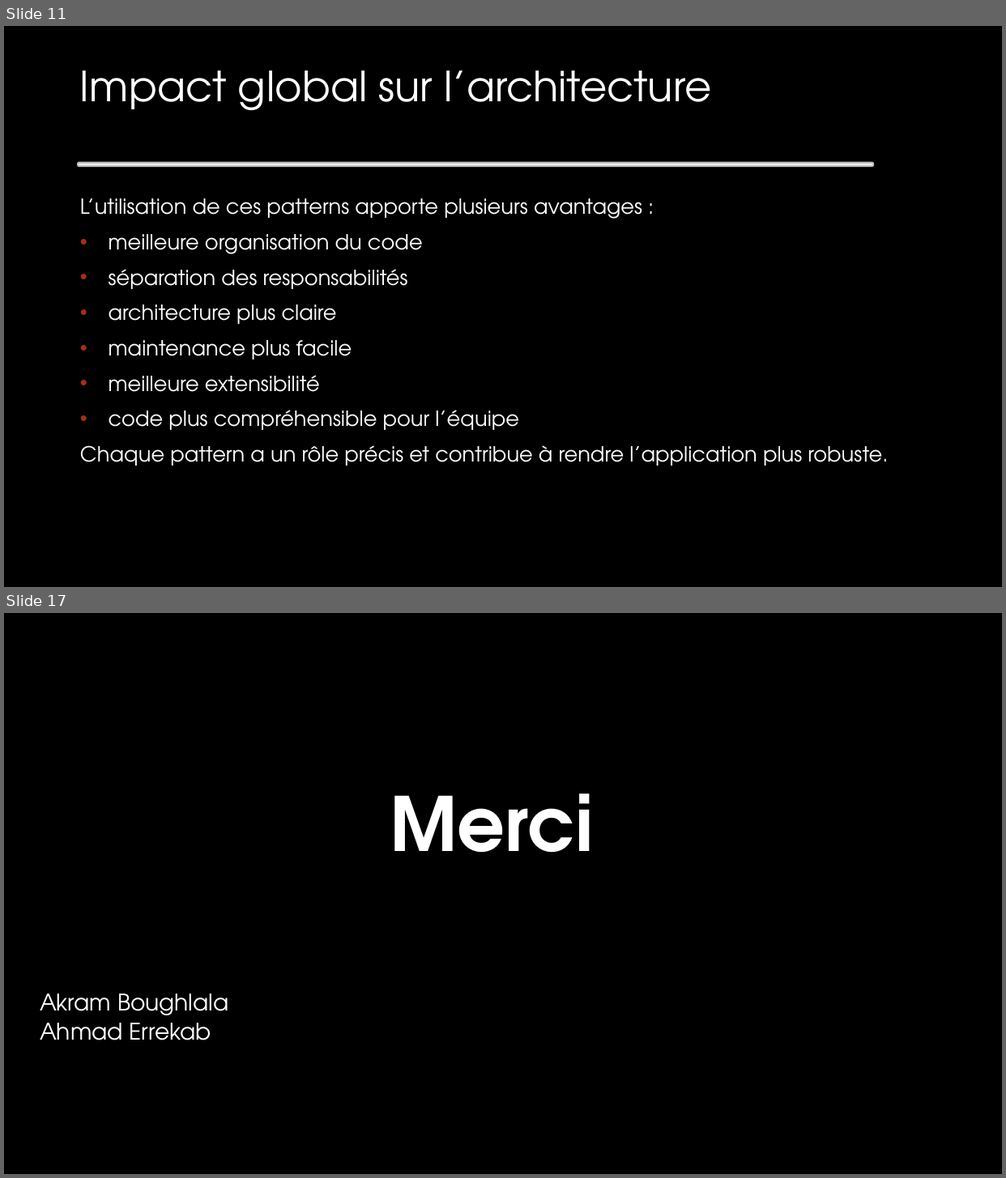
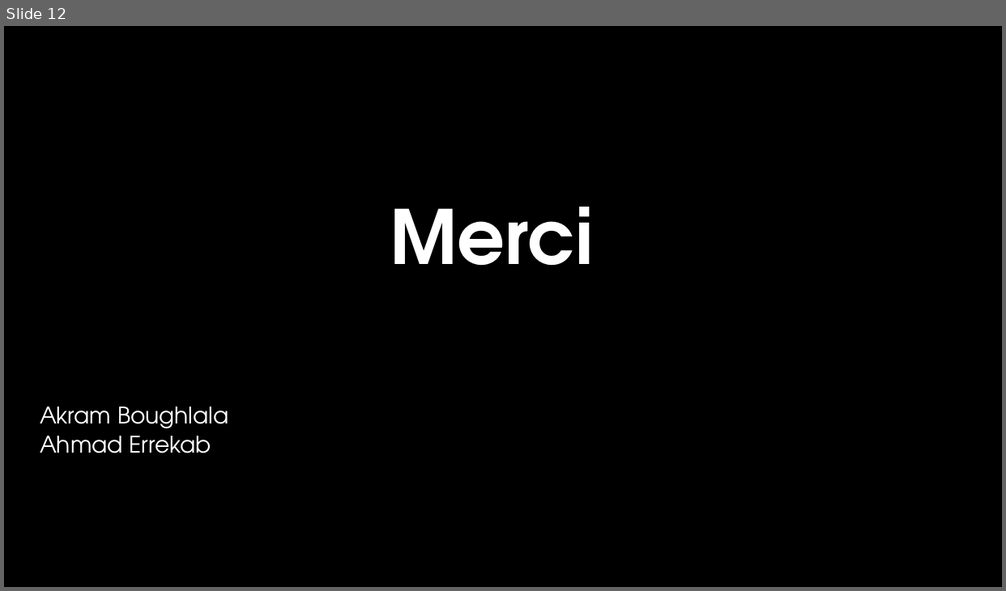
Before and after one commit to ZouaghiHoussem/SoftwareEngineeringDocuments, a slide deck: documentation/ClubManagerPowerPoint.odp. Shown one above the other, each under a label of ours: slides 11 and 17 before the commit, slide 12 after it; the slides between them are not shown. The pictures are 1006x1178 and 1006x591 pixels, drawn with LibreOffice and Linux fonts; fonts in the diff are those of the drawing; background and template pictures are left out; a plain dark background stands for a picture behind light text. Boxes give left, top, right and bottom in pixels: in the first picture for what was removed or moved away, otherwise in the second. Text is boxed around its words. In the diff, an @@ line names an element or a change of style, - is before the commit and + after.

```diff
--- a/documentation/ClubManagerPowerPoint.odp
+++ b/documentation/ClubManagerPowerPoint.odp
@@ slide 11 removed at (4,26,1002,587), background picture (left out); not listed: 26 template elements that a slide beside it also shows @@
@@ freeform shape removed at (4,26,1002,587) @@
@@ title removed at (80,71,711,110) @@
-Impact global sur l’architecture
@@ freeform shape removed at (79,164,872,165) @@
@@ subtitle removed at (80,199,888,466) @@
-L’utilisation de ces patterns apporte plusieurs avantages :
-• meilleure organisation du code
-• séparation des responsabilités
-• architecture plus claire
-• maintenance plus facile
-• meilleure extensibilité
-• code plus compréhensible pour l’équipe
-Chaque pattern a un rôle précis et contribue à rendre l’application plus robuste.
@@ what was slide 17 is now slide 12 @@
```
Also in this commit, not shown: 5 slides changed, 5 slides added, 9 other slides removed.
